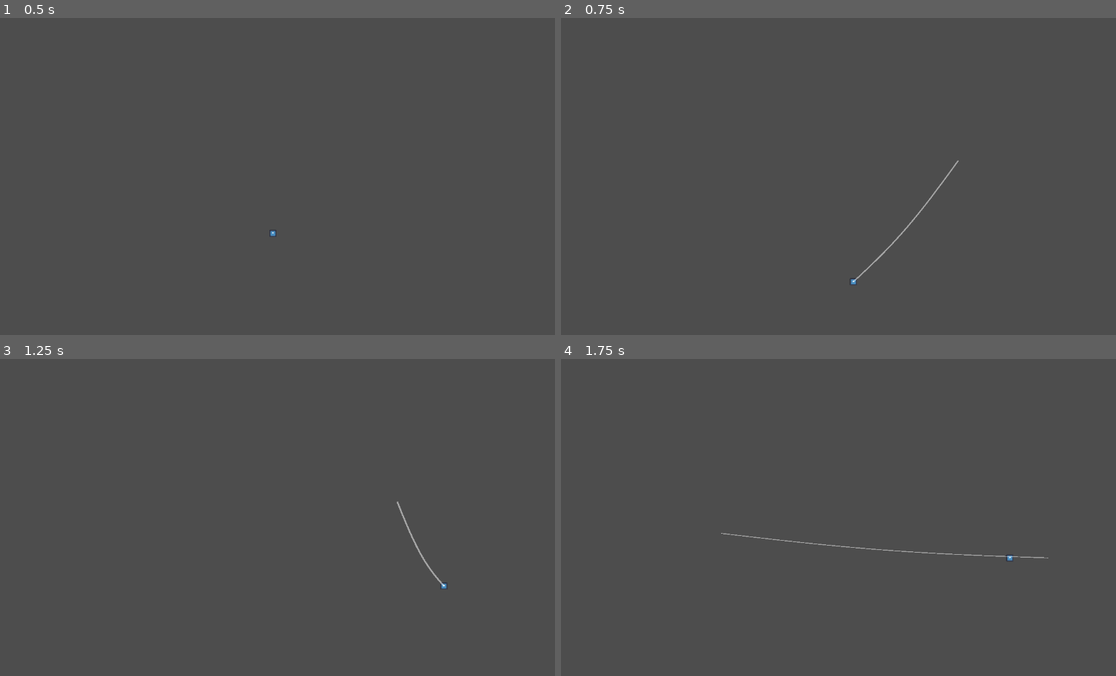
Above: before the commit, frames 1-4 (two rows, left to right).
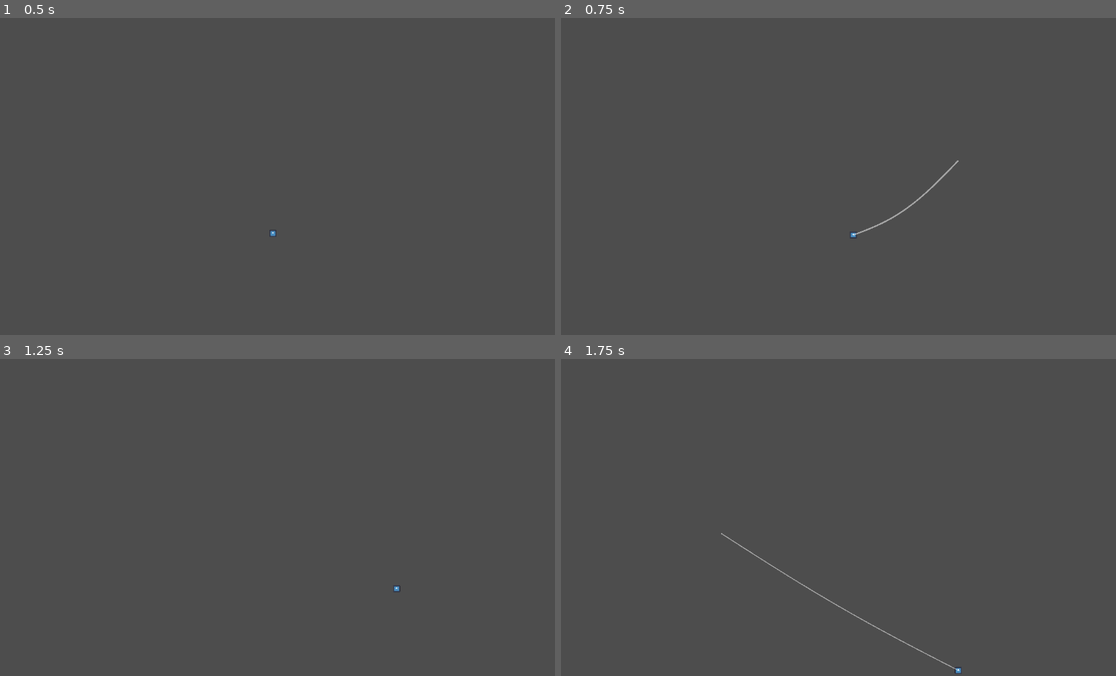
Above: after the commit, the same moments.

Repository: Pluspolar/Game-Jam-Group-3
Game: Godot game, scene res://Scenes/main.tscn
Two runs of this game, one before a commit and one after it. Both use one fixed random seed, a clock stepped at 60 frames per second and the inputs below. The engine's default icon, where the game draws it, is replaced by a stand-in: a white triangle on a blue panel in a dark square.
Inputs (mouse positions are in pixels of both pictures, inside the frame that each line leads up to):
- Up to frame 1 (0.5 s): no input
- Up to frame 2 (0.75 s): tap Enter at 0.5 s; move the mouse to (960, 160) at 0.52 s; press the mouse at (960, 160) at 0.53 s; hold D (right) from 0.53 s (still down)
- Up to frame 3 (1.25 s): keep holding D (right); tap Space (jump) at 0.77, 0.8, 1.07 s
- Up to frame 4 (1.75 s): keep holding D (right); move the mouse to (721, 533) at 1.27 s; release the mouse at (721, 533) at 1.28 s; tap Space (jump) at 1.35, 1.52 s; click (721, 533) at 1.55 s

Frame 1 is identical in both runs. In frame 2, 0.3% of the frame differs, in the area x 52-72%, y 44-84%; in frame 3, 0.1%; in frame 4, 0.4%, in the area x 28-88%, y 54-100%.

Commit message:
More Movement Option and Disengage
Able to disengage swinging, ceiling climbing

Diff:
--- a/game-jam/Scenes/main.gd
+++ b/game-jam/Scenes/main.gd
@@ -11,7 +11,7 @@
 @export var string_power: float = 1.5
 
 var strecth_amount : float = 0
-var mouse_point : Vector2
+#var mouse_point : Vector2
 var distance : float
 
 func _ready() -> void:
@@ -22,13 +22,13 @@
 	line.default_color = Color(1, 1, 1, 0.5)
 	line.antialiased = true
 
-func create_line(player_pos: Vector2, mouse_pos: Vector2):
-	distance = player_pos.distance_to(mouse_point)
+func create_line(player_pos: Vector2):
+	distance = player_pos.distance_to(Global.string_target)
 	line.width = 4.5/(((pow(distance, 1.5)*0.000075))+1)
 	line.clear_points()
 	line.add_point(player_pos)
 	var line_coords : Vector2 = player_pos
-	var mouse_0 := Vector2(mouse_pos.x - player_pos.x, mouse_pos.y - player_pos.y)
+	var mouse_0 := Vector2(Global.string_target.x - player_pos.x, Global.string_target.y - player_pos.y)
 
 	for i in range (string_amount-1):
 		line_coords += Vector2(mouse_0.x/string_amount, mouse_0.y/string_amount)
@@ -36,17 +36,15 @@
 
 	for i in range (1, string_amount):
 		##var strecth_amount : float = pow(((string_amount/2)-abs(i-(string_amount/2)))*500, 0.5) * sin((((string_amount/2)-abs(i-(string_amount/2)))/string_amount)*3.14)
-		strecth_amount = sin((i/string_amount)*3.14) * stretchiness *(pow(abs(player_pos.x-mouse_pos.x), x_stretch)/100) * 1/(((pow(distance, 2)*0.0001))+1) #1/((pow(abs(player.velocity.x), 0.3)*0.1)+1)
+		strecth_amount = sin((i/string_amount)*3.14) * stretchiness *(pow(abs(player_pos.x-Global.string_target.x), x_stretch)/100) * 1/(((pow(distance, 2)*0.0001))+1) #1/((pow(abs(player.velocity.x), 0.3)*0.1)+1)
 		line_coords = Vector2(line.get_point_position(i).x, line.get_point_position(i).y+strecth_amount) #+ cos(i/(3.14/2))*2.5)
 		line.set_point_position(i, line_coords)
 
-	line.add_point(mouse_pos)
+	line.add_point(Global.string_target)
 
 func _process(delta: float) -> void:
-	if Input.is_action_pressed("shoot"):
-		mouse_point = get_viewport().get_mouse_position()
-
-		var dir_vel = player.position.direction_to(mouse_point)
+	if Global.is_swinging:
+		var dir_vel = player.position.direction_to(Global.string_target)
 
 		distance = pow(distance, 2)
 
@@ -56,7 +54,11 @@
 		if abs(player.velocity.x) > speed_limit: player.velocity.x = speed_limit * abs(player.velocity.x)/player.velocity.x
 		if abs(player.velocity.y) > speed_limit: player.velocity.y = speed_limit * abs(player.velocity.y)/player.velocity.y
 
-		create_line(player.position, mouse_point)
+		create_line(player.position)
 
 		#print(angle)
 		#print(player.velocity)
+
+	else:
+		line.clear_points()
+	print(Global.string_target)
--- a/game-jam/Scenes/player.gd
+++ b/game-jam/Scenes/player.gd
@@ -10,26 +10,26 @@
 	position = Vector2(640, 360)
 
 func _physics_process(delta: float) -> void:
-	var mouse_pos : Vector2 = get_viewport().get_mouse_position()
+	#var mouse_pos : Vector2 = get_viewport().get_mouse_position()
 	#position.y += ((int(Input.is_action_pressed("up"))*-1) + (int(Input.is_action_pressed("down")))) * delta * speed
 	#position.x += ((int(Input.is_action_pressed("left"))*-1) + (int(Input.is_action_pressed("right")))) * delta * speed
 
 	velocity.x *= 0.985 / delta * delta
-	var can_climb : bool = Input.is_action_pressed("shoot") and Input.is_action_pressed("jump") and abs(position.x-mouse_pos.x) < 13
-	var dir_to_mouse : Vector2 = position.direction_to(mouse_pos)
+	var can_climb : bool = Input.is_action_pressed("climb") and abs(position.x-Global.string_target.x) < 13
+	var dir_to_mouse : Vector2 = position.direction_to(Global.string_target)
 
 	if can_climb:
 		#position.direction_to(get_viewport().get_mouse_position())
 		velocity.x += delta * dir_to_mouse.x * 300
 
-	var temp_vel_y : float = delta * dir_to_mouse.y * 100
-	if can_climb and position.y > mouse_pos.y and velocity.y + position.y > mouse_pos.y and abs(velocity.x) + abs(velocity.y) <= 200:
+	#var temp_vel_y : float = delta * dir_to_mouse.y * 100
+	if can_climb and Global.is_swinging and position.y > Global.string_target.y and velocity.y + position.y > Global.string_target.y and abs(velocity.x) + abs(velocity.y) <= 200:
 		velocity.x *= 0.95 / delta * delta
-	else:
+	elif not (is_on_wall() and abs(get_wall_normal().x) <= 0.8):
 		velocity.y += 1000 * delta
 	#position += velocity * delta
 
-	print(abs(velocity.x) + abs(velocity.y))
+	#print(abs(velocity.x) + abs(velocity.y))
 
 	if is_sticking:
 		velocity.y = 0
@@ -37,17 +37,25 @@
 	if is_on_wall_only():
 		velocity.y *= 0.4 / delta * delta
 
-	if is_on_floor() or is_on_ceiling():
+	if is_on_floor() or is_on_ceiling(): #or (is_on_wall() and abs(get_wall_normal().x) <= 0.8):
 		velocity.x *= 0.945 / delta * delta
 		velocity.x += ((int(Input.is_action_pressed("left"))*-1) + (int(Input.is_action_pressed("right")))) * delta * speed
 	else: velocity.x += 0.2 * ((int(Input.is_action_pressed("left"))*-1) + (int(Input.is_action_pressed("right")))) * delta * speed
 
-	if is_on_floor() and Input.is_action_just_pressed("jump"):
+	if not Global.is_swinging and is_on_floor() and Input.is_action_just_pressed("jump"):
 		velocity.y = -300
 
-	if is_on_ceiling() and Input.is_action_just_pressed("jump"):
-			is_sticking = false
-			velocity.y = 100
+	if not Global.is_swinging and is_on_ceiling() and Input.is_action_just_pressed("jump"):
+		is_sticking = false
+		velocity.y = 100
+
+	if not Global.is_swinging and is_on_wall() and Input.is_action_just_pressed("jump"):
+		velocity.y = -300
+
+		if get_wall_normal().x < 0:
+			velocity.x -= 200
+		else:
+			velocity.x += 200
 
 	var old_vel := velocity
 
@@ -71,11 +79,10 @@
 			is_sticking = false
 		elif abs(old_vel.x)*0.5 + abs(old_vel.y) < 1000:
 			velocity.y = 0
-			if Input.is_action_pressed("shoot") and position.distance_to(mouse_pos) > 400:
+			if Global.is_swinging and position.distance_to(Global.string_target) > 400:
 				is_sticking = false
 			else: is_sticking = true
 	else:
 		is_sticking = false
 
-
 	#print(velocity.x)
--- a/game-jam/Scenes/walls.tscn
+++ b/game-jam/Scenes/walls.tscn
@@ -1,7 +1,7 @@
 [gd_scene format=3 uid="uid://c3kjx72nr0ib0"]
 
 [sub_resource type="RectangleShape2D" id="RectangleShape2D_kjpe2"]
-size = Vector2(415, 185)
+size = Vector2(267.5, 185)
 
 [sub_resource type="RectangleShape2D" id="RectangleShape2D_2bj67"]
 size = Vector2(415, 250.5)
@@ -14,7 +14,7 @@
 [node name="StaticBody2D" type="StaticBody2D" parent="." unique_id=1450740496]
 
 [node name="CollisionShape2D" type="CollisionShape2D" parent="StaticBody2D" unique_id=177588032]
-position = Vector2(325, 519)
+position = Vector2(251.25, 519)
 shape = SubResource("RectangleShape2D_kjpe2")
 
 [node name="CollisionShape2D2" type="CollisionShape2D" parent="StaticBody2D" unique_id=1872085227]
@@ -24,3 +24,9 @@
 [node name="CollisionShape2D3" type="CollisionShape2D" parent="StaticBody2D" unique_id=1714195076]
 position = Vector2(567, 89)
 shape = SubResource("RectangleShape2D_cxhnf")
+
+[node name="CollisionPolygon2D" type="CollisionPolygon2D" parent="StaticBody2D" unique_id=1798771787]
+polygon = PackedVector2Array(81, 298, 204, 440, 18, 443, 20, 44)
+
+[node name="CollisionPolygon2D2" type="CollisionPolygon2D" parent="StaticBody2D" unique_id=174035049]
+polygon = PackedVector2Array(369, 568, 652, 512, 654, 568)
--- /dev/null
+++ b/game-jam/global.gd
@@ -0,0 +1,12 @@
+extends Node
+
+var string_target: Vector2
+var is_swinging: bool = false
+
+func _unhandled_input(event: InputEvent) -> void:
+	if event.is_action_pressed("shoot"):
+		string_target = get_viewport().get_mouse_position()
+		is_swinging = true
+	if event.is_action_pressed("jump") and is_swinging:
+		await get_tree().create_timer(0.01).timeout
+		is_swinging = false
--- a/game-jam/project.godot
+++ b/game-jam/project.godot
@@ -14,6 +14,10 @@
 run/main_scene="uid://daeno82nw8grw"
 config/features=PackedStringArray("4.6", "GL Compatibility")
 config/icon="res://icon.svg"
+
+[autoload]
+
+Global="*uid://gb22o8m1nwxb"
 
 [display]
 
@@ -56,6 +60,12 @@
 "events": [Object(InputEventKey,"resource_local_to_scene":false,"resource_name":"","device":-1,"window_id":0,"alt_press …(191 unchanged characters)…
 ]
 }
+climb={
+"deadzone": 0.2,
+"events": [Object(InputEventKey,"resource_local_to_scene":false,"resource_name":"","device":-1,"window_id":0,"alt_pressed":false,"shift_pressed":false,"ctrl_pressed":false,"meta_pressed":false,"pressed":false,"keycode":0,"physical_keycode":87,"key_label":0,"unicode":119,"location":0,"echo":false,"script":null)
+, Object(InputEventKey,"resource_local_to_scene":false,"resource_name":"","device":-1,"window_id":0,"alt_pressed":false,"shift_pressed":false,"ctrl_pressed":false,"meta_pressed":false,"pressed":false,"keycode":0,"physical_keycode":4194320,"key_label":0,"unicode":0,"location":0,"echo":false,"script":null)
+]
+}
 
 [physics]
 
Not shown, added: game-jam/global.gd.uid
